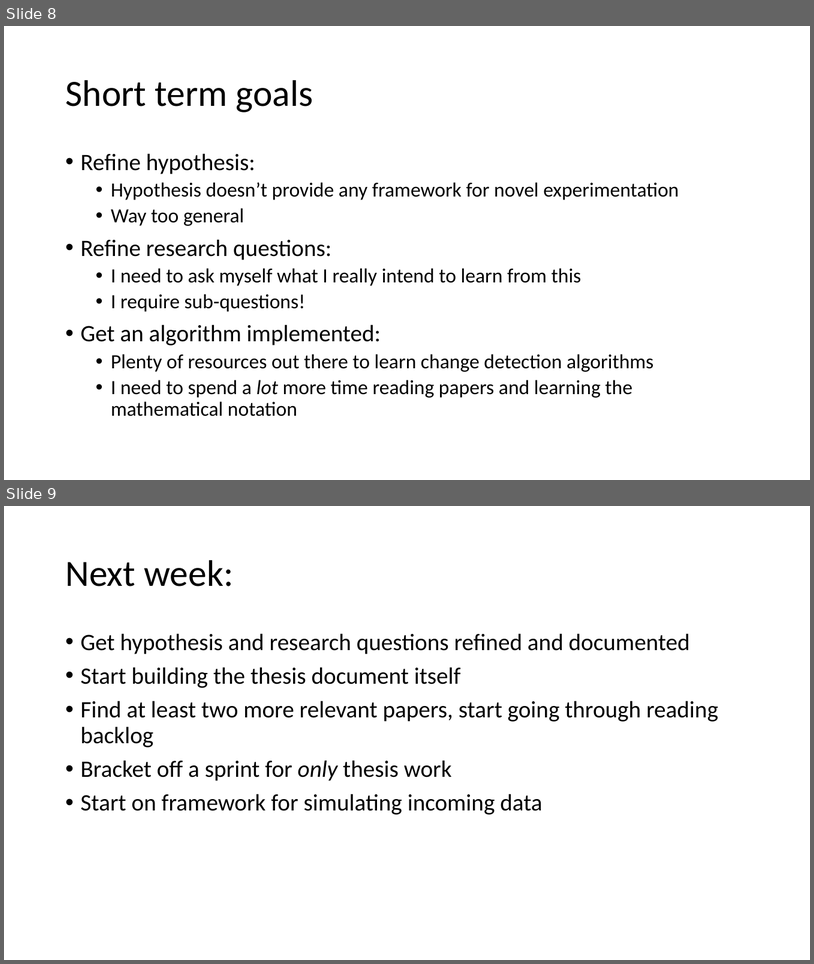
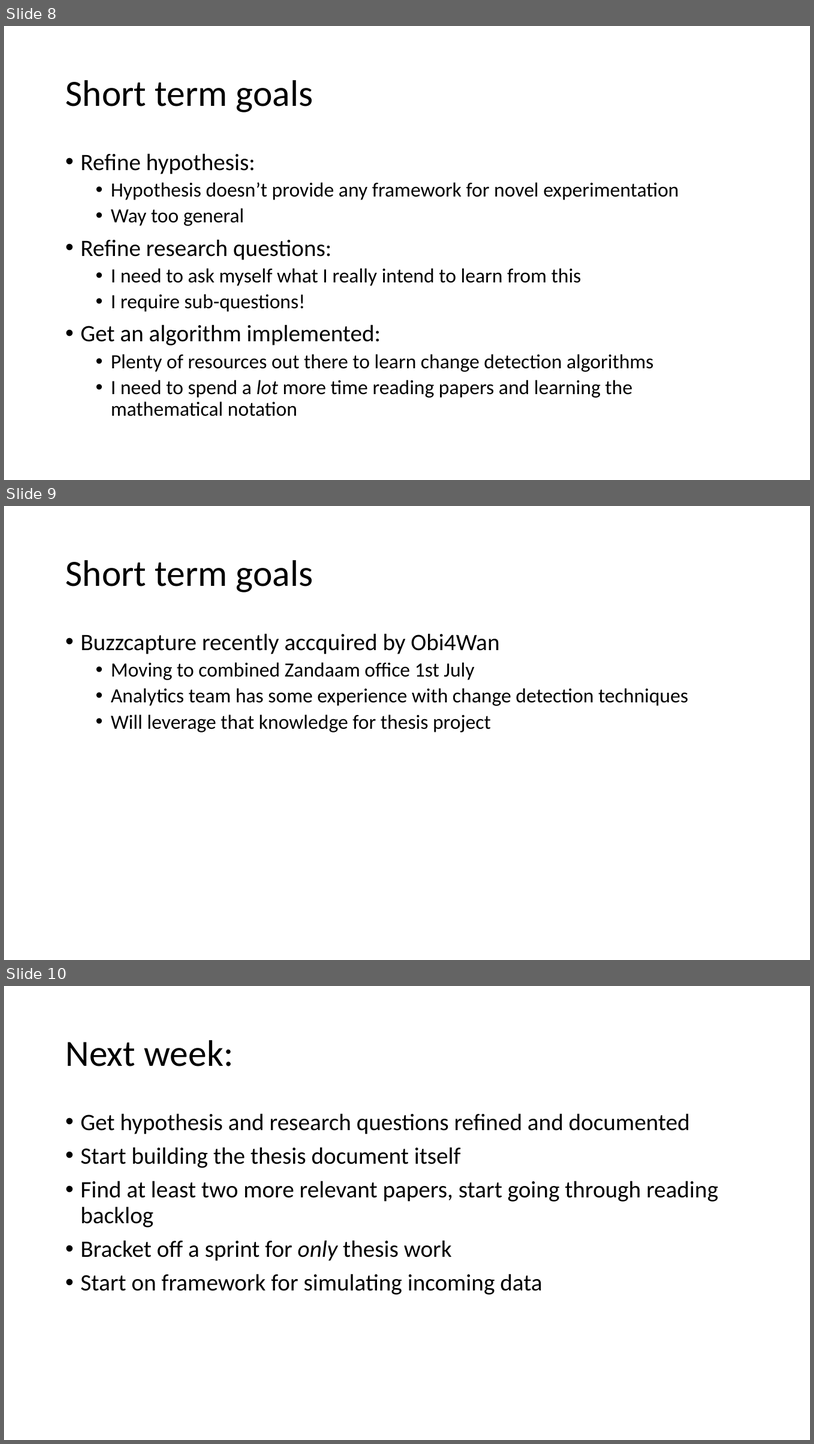
Before and after one commit to matt-chapman/master-thesis, a slide deck: Weekly/17/17_Progress_Catchup.pptx. Shown one above the other, each under a label of ours: slides 8 and 9 before the commit, slides 8, 9 and 10 after it. The pictures are 814x964 and 814x1444 pixels, drawn with LibreOffice and Linux fonts; fonts in the diff are those of the drawing. Boxes give left, top, right and bottom in pixels: in the first picture for what was removed or moved away, otherwise in the second. Text is boxed around its words. In the diff, an @@ line names an element or a change of style, - is before the commit and + after.

Commit message:
add additional week17 slide

```diff
--- a/Weekly/17/17_Progress_Catchup.pptx
+++ b/Weekly/17/17_Progress_Catchup.pptx
@@ slide 9 added at [4, 506, 810, 960], background #FFFFFF @@
@@ title added at [65, 560, 314, 592], 44 pt, text #000000 @@
+Short term goals
@@ text added at [81, 633, 689, 732], 24 pt, text #000000 @@
+• Buzzcapture recently accquired by Obi4Wan
+  • Moving to combined Zandaam office 1st July
+  • Analytics team has some experience with change detection techniques
+  • Will leverage that knowledge for thesis project
@@ what was slide 9 is now slide 10 @@
```
